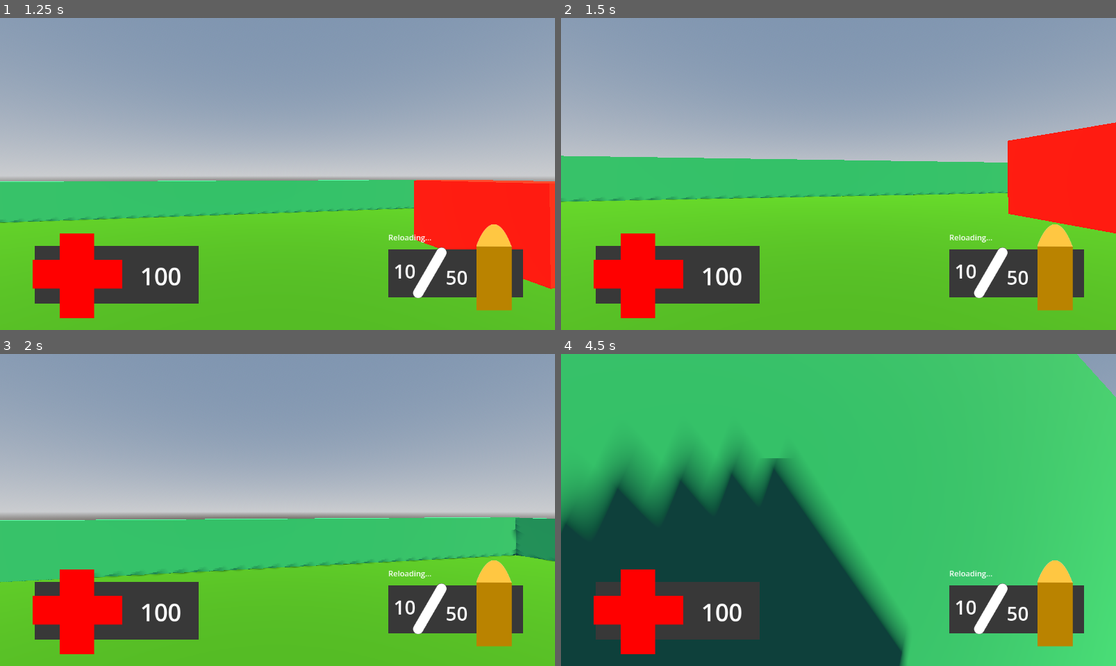
Above: before the commit, frames 1-4 (two rows, left to right).
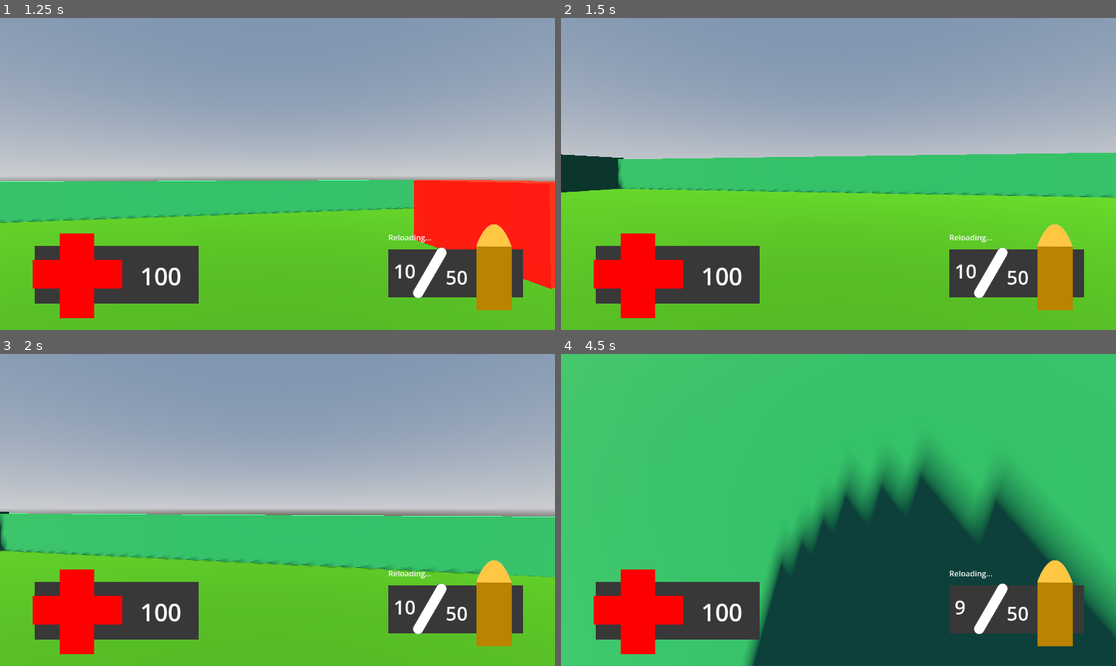
Above: after the commit, the same moments.

Repository: MaidMitsune/MaidcoreWarfare
Game: Godot game, scene res://world.tscn
Same seed, same stepped clock (60 frames per second), same inputs: the game is played once before the commit and once after it.
Inputs (mouse positions are in pixels of both pictures, inside the frame that each line leads up to):
- Up to frame 1 (1.25 s): tap Enter at 0.5 s; move the mouse to (305, 174) at 0.52 s; hold W (up) from 0.53 s (still down); hold C (cock) from 0.53 s (still down); tap Space (jump) at 0.77 s
- Up to frame 2 (1.5 s): keep holding W (up); move the mouse to (810, 174) at 1.27 s; release C (cock) at 1.28 s; tap Ctrl (crouch) at 1.35 s
- Up to frame 3 (2 s): keep holding W (up); tap Space (jump) at 1.52 s
- Up to frame 4 (4.5 s): keep holding W (up); move the mouse to (849, 503) at 2.02 s; press the mouse at (849, 503) at 2.03 s; move the mouse to (832, 516) at 2.77 s; release the mouse at (832, 516) at 2.78 s; tap Shift (sprint) at 2.85 s; tap Space (jump) at 3.02, 3.77 s; move the mouse to (877, 513) at 3.52 s; hold C (cock) 3.53-4.28 s; move the mouse to (794, 506) at 4.27 s; tap Ctrl (crouch) at 4.35 s

Frame 1 is identical in both runs. In frame 2, 9.4% of the frame differs, in the area x 0-100%, y 33-70%; in frame 3, 8.4%; in frame 4, 43%, in the area x 0-100%, y 0-100%.
Error before the commit: Attempt to call function 'update_ammo' in base 'null instance' on a null instance. (res://Interface.gd:13)

Commit message:
Fixed the camera issue and compiler errors

Diff:
--- a/Interface.gd
+++ b/Interface.gd
@@ -3,7 +3,7 @@
 # References to the two sub-scenes.
 # Paths must match the node names in interface.tscn exactly.
 @onready var hp_counter    = $HBoxContainer/HP_counter
-@onready var ammo_counter  = $HBoxContainer/Ammo_counter
+@onready var ammo_counter  = $HBoxContainer2/Ammo_counter
 
 func _ready() -> void:
 	var pistol = get_tree().get_first_node_in_group("weapon")
--- a/interface.tscn
+++ b/interface.tscn
@@ -11,6 +11,7 @@
 anchor_bottom = 1.0
 grow_horizontal = 2
 grow_vertical = 2
+mouse_filter = 2
 script = ExtResource("1_oi7g3")
 metadata/_edit_use_anchors_ = true
 
@@ -25,10 +26,10 @@
 offset_bottom = -37.0
 grow_horizontal = 2
 grow_vertical = 2
+mouse_filter = 2
 
 [node name="HP_counter" parent="HBoxContainer" unique_id=987930985 instance=ExtResource("2_oi7g3")]
 layout_mode = 2
-metadata/_edit_lock_ = true
 
 [node name="HBoxContainer2" type="HBoxContainer" parent="." unique_id=263771246]
 layout_mode = 1
@@ -41,7 +42,7 @@
 offset_top = -38.968018
 offset_right = 609.29596
 offset_bottom = 61.031982
+mouse_filter = 2
 
 [node name="Ammo_counter" parent="HBoxContainer2" unique_id=695974483 instance=ExtResource("1_kyn48")]
 layout_mode = 2
-metadata/_edit_lock_ = true
